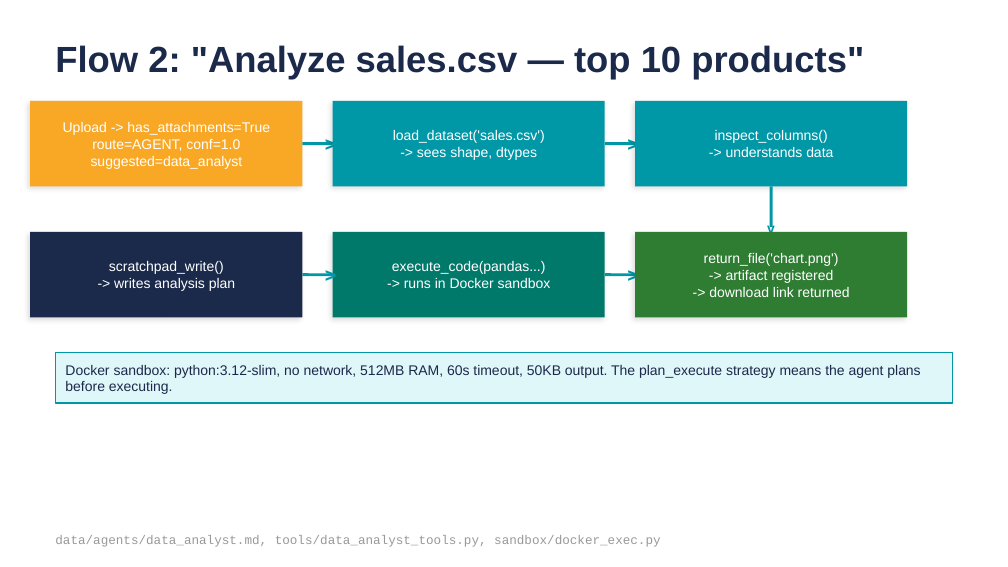
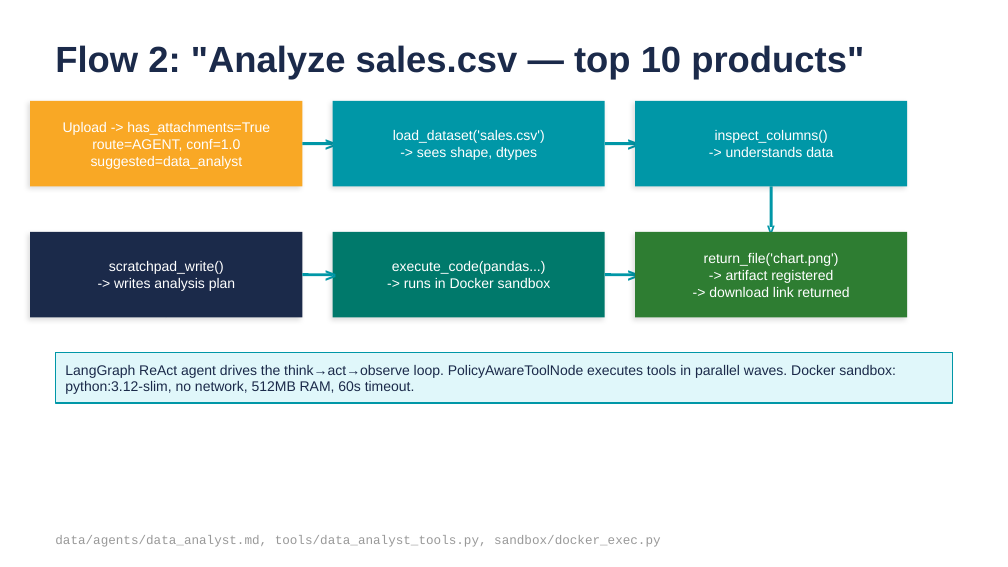
Before and after one commit to browntitan/Agent_Harness, a slide deck: slide 33 of powerpoint/agentic_chatbot_v3_leadership_v2.pptx (slide 32 before the commit). Drawn at 1008x567 pixels with LibreOffice and Linux fonts; fonts in the diff are those of the drawing. Boxes give left, top, right and bottom in pixels: in the first picture for what was removed or moved away, otherwise in the second. Text is boxed around its words. In the diff, an @@ line names an element or a change of style, - is before the commit and + after.

```diff
--- a/powerpoint/agentic_chatbot_v3_leadership_v2.pptx
+++ b/powerpoint/agentic_chatbot_v3_leadership_v2.pptx
@@ text at (65, 365, 896, 394): text changed @@
-Docker sandbox: python:3.12-slim, no network, 512MB RAM, 60s timeout, 50KB output. The plan_execute strategy means the agent plans before executing.
+LangGraph ReAct agent drives the think→act→observe loop. PolicyAwareToolNode executes tools in parallel waves. Docker sandbox: python:3.12-slim, no network, 512MB RAM, 60s timeout.
```
Also in this commit, not shown: 10 other slides changed, 1 slide added, 44 other files.
